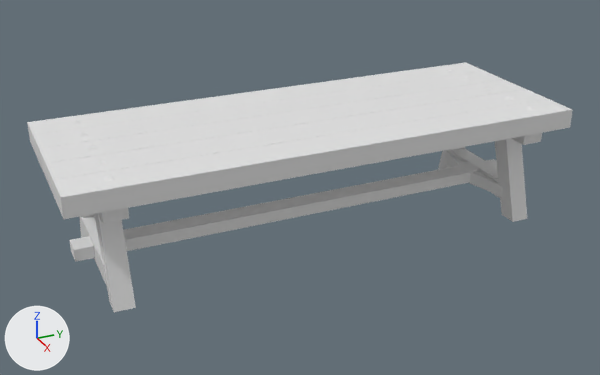
What one commit did to the OBJ model Assets/Modelos3d/MesaLowPoly.obj.
One viewpoint serves both versions: a camera (50 mm lens) standing at (22.46, -10.22, 12.78) and looking at (0.1, -0.16, 1.6). The axes (+X, +Y, +Z) are drawn at lower left. The lights are the same throughout. Where no turn or scale is listed for an object, it has been applied to the vertices.

Names of what the first picture shows: 'Patas_Cube.005', 'Une_Patas2.001_Cube.006', 'Une_Patas2_Cube.007', 'tablonMesa2_Cube.001', 'tablonMesa3_Cube.002', 'tablonMesa4_Cube.003', 'tablonMesa5_Cube.004', 'tablonMesa_Cube', 'travesal_Cube.008'.
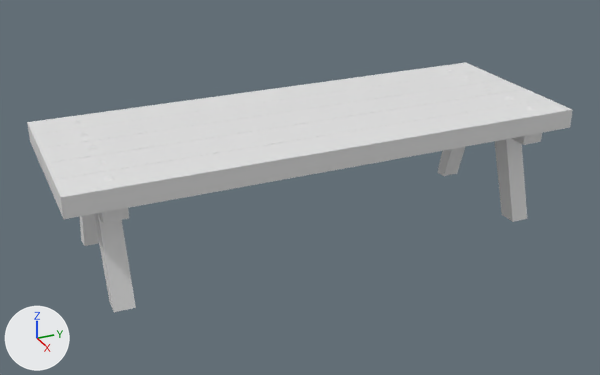
Commit message: MesaLowPoly Cambiada

Pixel boxes [x1, y1, x2, y2] of what changed, in the pictures (600 x 375 px):
'travesal_Cube.008', deleted: before [70, 159, 497, 262]
'Une_Patas2.001_Cube.006', deleted: before [445, 148, 503, 199]
'Une_Patas2_Cube.007', deleted: before [80, 216, 127, 284]

Patch to the scene script:
```diff
--- a/Assets/Modelos3d/MesaLowPoly.obj.py
+++ b/Assets/Modelos3d/MesaLowPoly.obj.py
@@ ob_travesal_cube_008 @@
-ob_travesal_cube_008 = bpy.data.objects.new('travesal_Cube.008', me_travesal_cube_008)
-ob_travesal_cube_008.location = (0.0, 0.0, 0.0)
@@ ob_une_patas2_001_cube_006 @@
-ob_une_patas2_001_cube_006 = bpy.data.objects.new('Une_Patas2.001_Cube.006', me_une_patas2_001_cube_006)
-ob_une_patas2_001_cube_006.location = (0.0, 0.0, 0.0)
@@ ob_une_patas2_cube_007 @@
-ob_une_patas2_cube_007 = bpy.data.objects.new('Une_Patas2_Cube.007', me_une_patas2_cube_007)
-ob_une_patas2_cube_007.location = (0.0, 0.0, 0.0)
```
